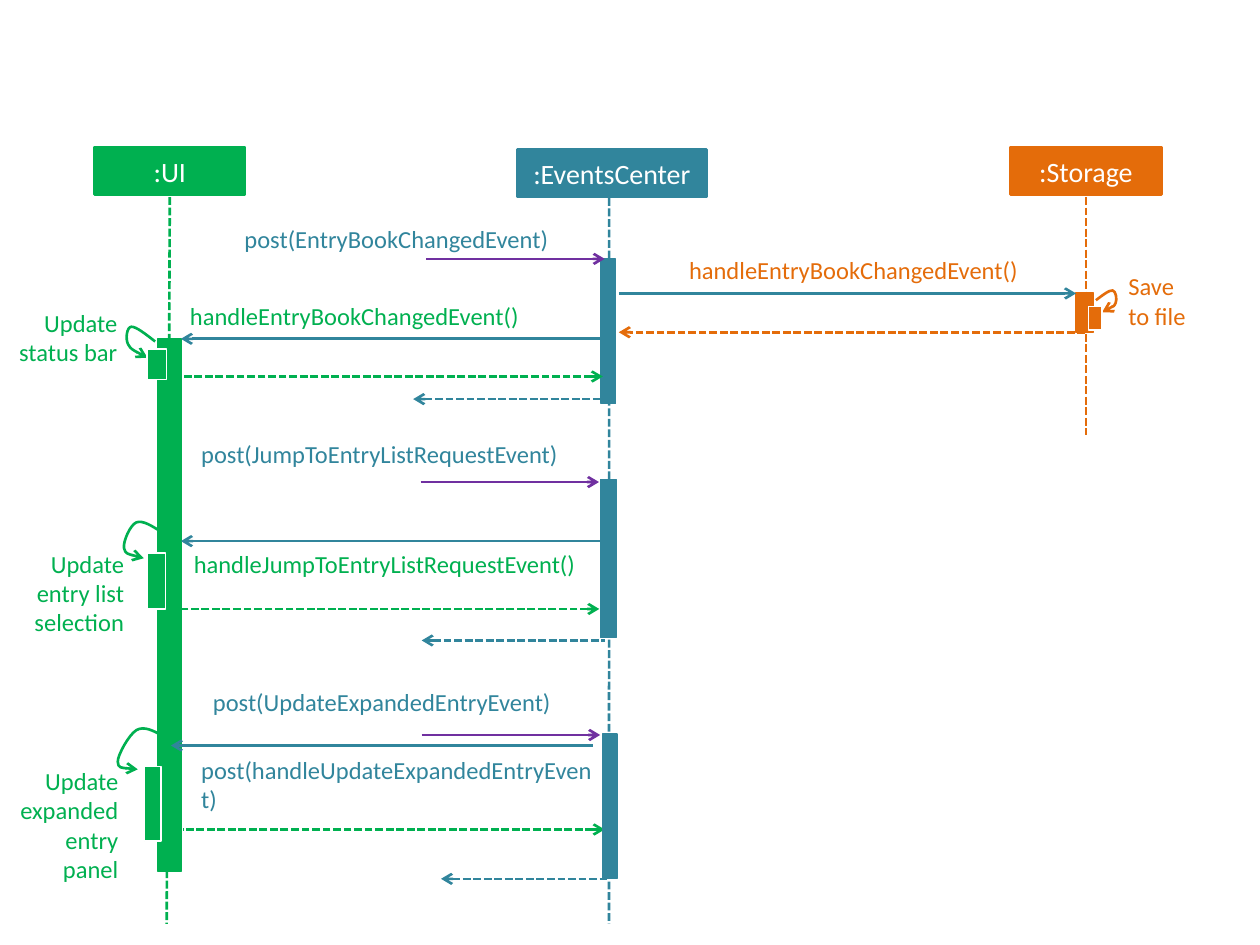
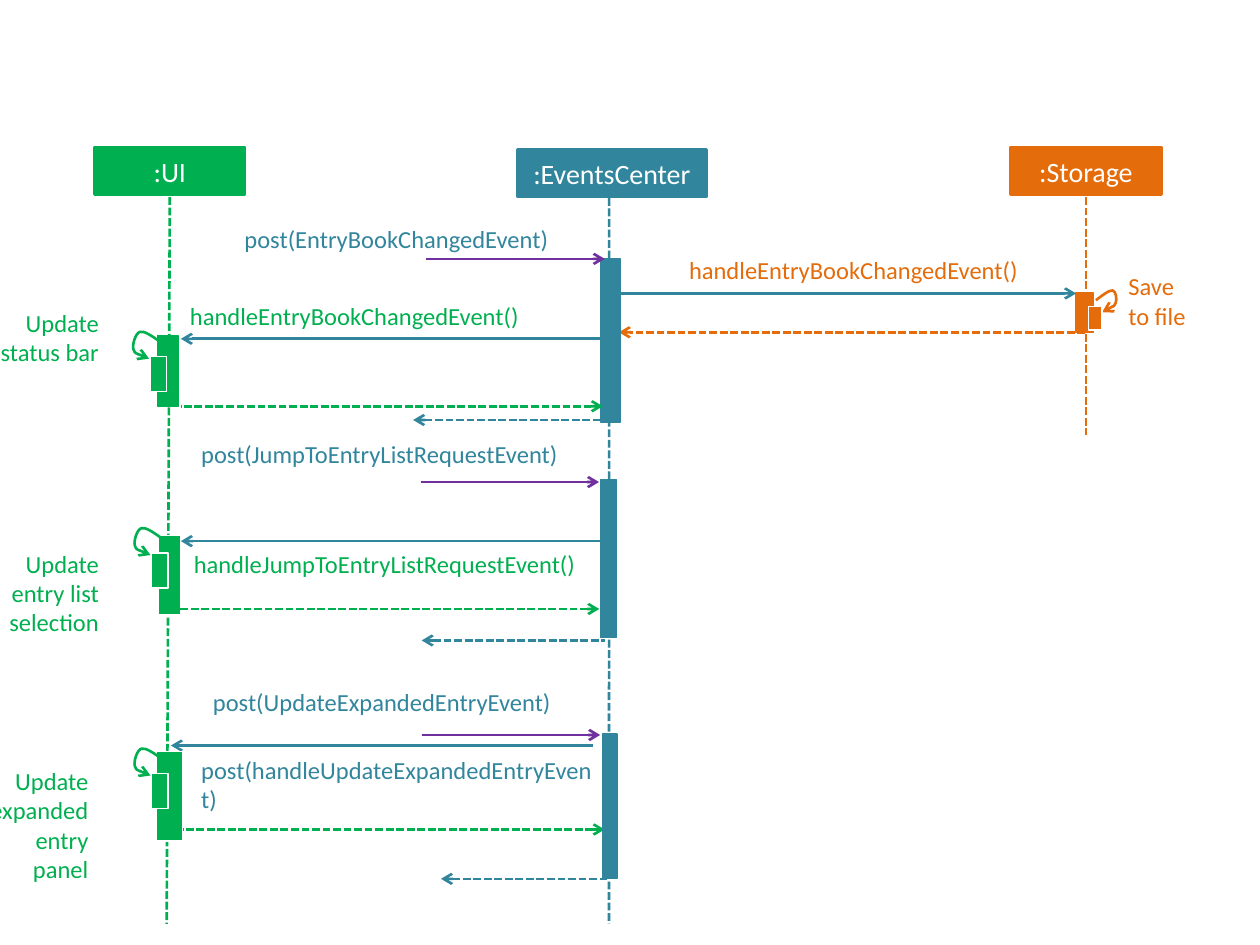
Before and after one commit to scalarmotion/main, a slide deck: slide 5 of docs/diagrams/HighLevelSequenceDiagrams.pptx. Drawn at 1260x945 pixels with LibreOffice and Linux fonts; fonts in the diff are those of the drawing. Boxes give left, top, right and bottom in pixels: in the first picture for what was removed or moved away, otherwise in the second. Text is boxed around its words. In the diff, an @@ line names an element or a change of style, - is before the commit and + after.

```diff
--- a/docs/diagrams/HighLevelSequenceDiagrams.pptx
+++ b/docs/diagrams/HighLevelSequenceDiagrams.pptx
@@ rectangle resized from (x1=601, y1=258, x2=616, y2=403) to (x1=601, y1=258, x2=620, y2=422) @@
@@ text "Update status bar" moved from (x1=19, y1=315, x2=117, y2=362) to (x1=1, y1=315, x2=99, y2=361) @@
@@ freeform shape resized from (x1=120, y1=323, x2=159, y2=362) to (x1=128, y1=327, x2=162, y2=362) @@
@@ rectangle resized from (x1=147, y1=349, x2=168, y2=379) to (x1=150, y1=357, x2=166, y2=392) @@
@@ rectangle resized from (x1=158, y1=339, x2=180, y2=872) to (x1=158, y1=335, x2=178, y2=406) @@
@@ arrow moved from (602, 377) - (181, 377) to (602, 406) - (181, 406) @@
@@ arrow moved from (413, 399) - (605, 399) to (413, 420) - (605, 420) @@
@@ freeform shape resized from (x1=117, y1=515, x2=166, y2=564) to (x1=129, y1=524, x2=164, y2=559) @@
@@ rectangle resized from (x1=147, y1=553, x2=165, y2=609) to (x1=158, y1=536, x2=180, y2=615) @@
@@ text "Update entry list selection" moved from (x1=34, y1=556, x2=124, y2=631) to (x1=9, y1=556, x2=99, y2=631) @@
@@ rectangle added at (x1=151, y1=553, x2=168, y2=588), fill #00B050, outline #FFFFFF 0.75 pt @@
@@ freeform shape resized from (x1=110, y1=719, x2=166, y2=777) to (x1=129, y1=744, x2=164, y2=779) @@
@@ text "Update expanded entry panel" rewrapped from (x1=20, y1=773, x2=118, y2=882) to (x1=0, y1=773, x2=89, y2=882) @@
@@ rectangle added at (x1=151, y1=774, x2=168, y2=809), fill #00B050, outline #FFFFFF 0.75 pt @@
@@ rectangle resized from (x1=145, y1=766, x2=161, y2=840) to (x1=156, y1=751, x2=183, y2=840) @@
```
Also in this commit, not shown: 2 other files.
